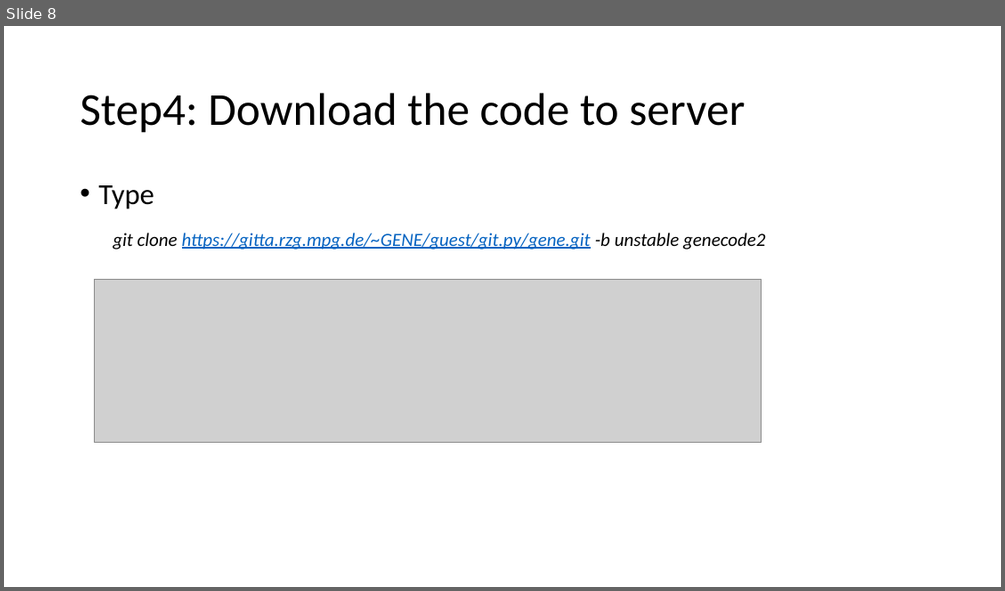
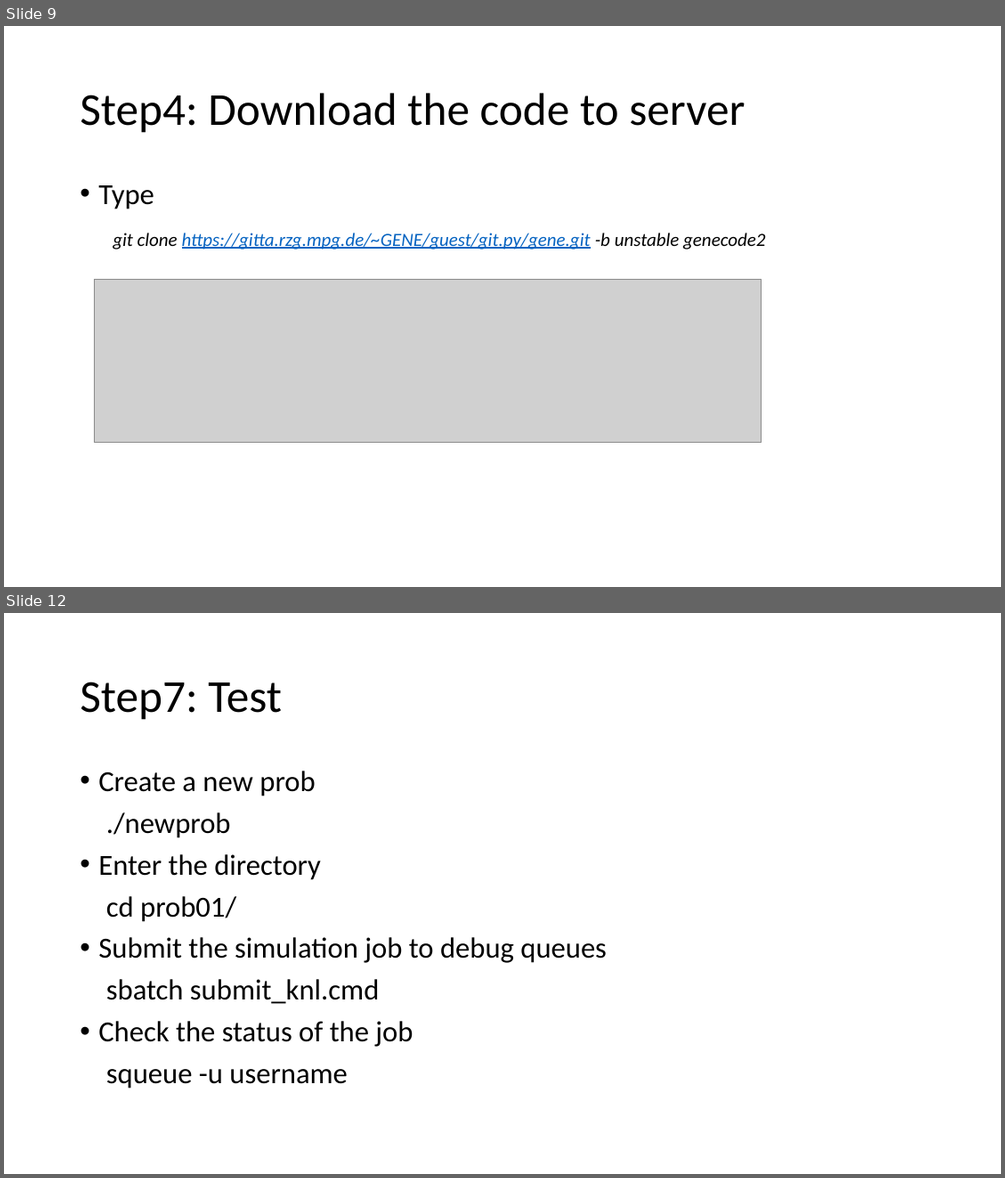
Before and after one commit to maxtcurie/Physics_Helper, a slide deck: Intro_to_GENE/0_Getting_started_with_GENE.pptx. Shown one above the other, each under a label of ours: slide 8 before the commit, slides 9 and 12 after it; the slides between them are not shown. The pictures are 1005x591 and 1005x1178 pixels, drawn with LibreOffice and Linux fonts; fonts in the diff are those of the drawing; grey boxes stand for pictures. Boxes give left, top, right and bottom in pixels: in the first picture for what was removed or moved away, otherwise in the second. Text is boxed around its words. In the diff, an @@ line names an element or a change of style, - is before the commit and + after.

```diff
--- a/Intro_to_GENE/0_Getting_started_with_GENE.pptx
+++ b/Intro_to_GENE/0_Getting_started_with_GENE.pptx
@@ slide 12 added at (4,613,1001,1174), background #FFFFFF @@
@@ title added at (80,682,282,720), 44 pt, text #000000 @@
+Step7: Test
@@ text added at (98,771,607,1088), 28 pt, text #000000 @@
+• Create a new prob
+./newprob
+• Enter the directory
+cd prob01/
+• Submit the simulation job to debug queues
+sbatch submit_knl.cmd
+• Check the status of the job
+squeue -u username
@@ what was slide 8 is now slide 9 @@
```
Also in this commit, not shown: 1 slide changed, 3 other slides added, 1 other file.
